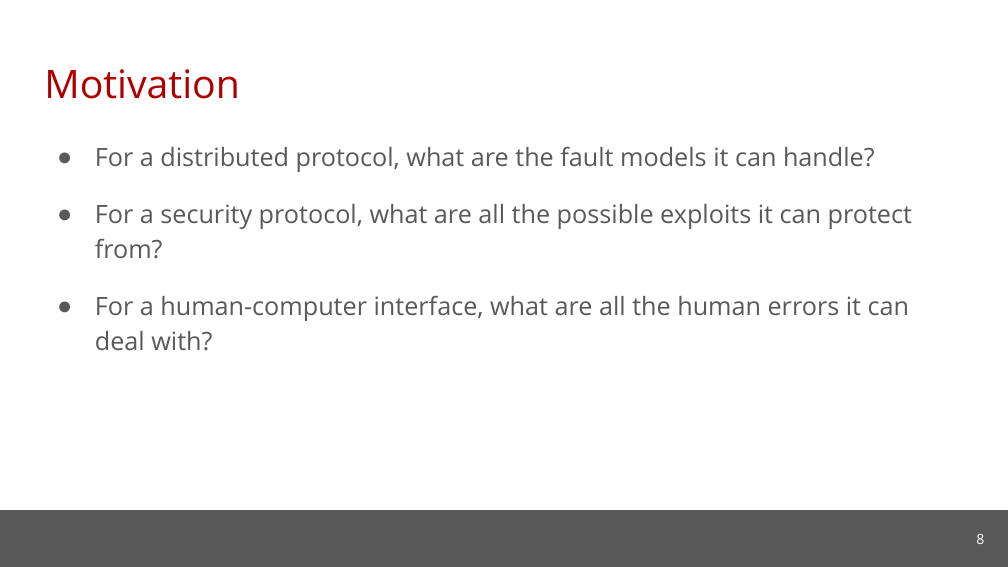
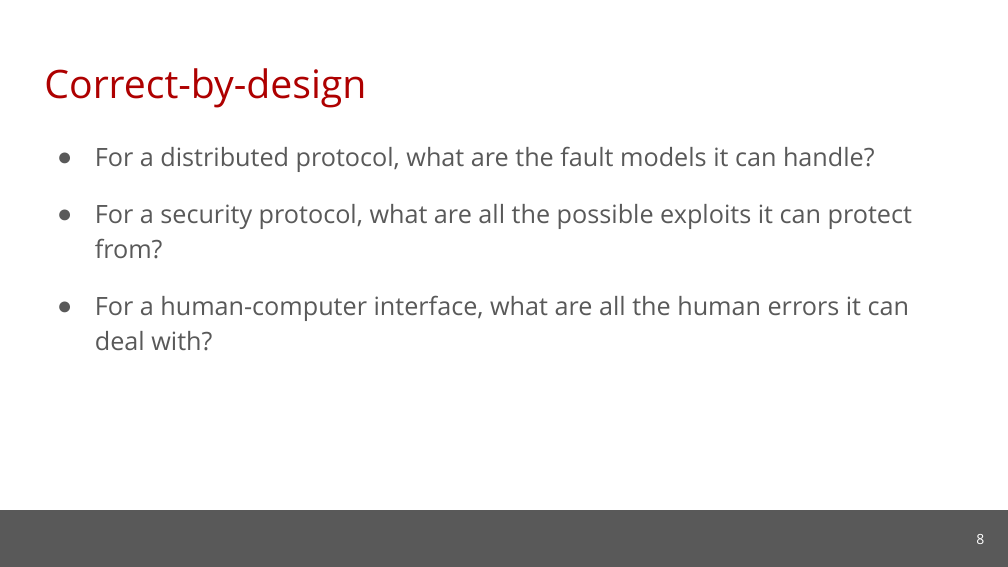
Before and after one commit to cmu-soda/Robustness, a slide deck: slide 8 of Robustness-SSSG.pptx. Drawn at 1008x567 pixels with LibreOffice and Linux fonts; fonts in the diff are those of the drawing; background and template pictures are left out. Boxes give left, top, right and bottom in pixels: in the first picture for what was removed or moved away, otherwise in the second. Text is boxed around its words. In the diff, an @@ line names an element or a change of style, - is before the commit and + after.

```diff
--- a/Robustness-SSSG.pptx
+++ b/Robustness-SSSG.pptx
@@ title at [44, 68, 366, 108]: text changed @@
-Motivation
+Correct-by-design
```
Also in this commit, not shown: 8 other slides changed, 4 slides added, 1 slide removed.
